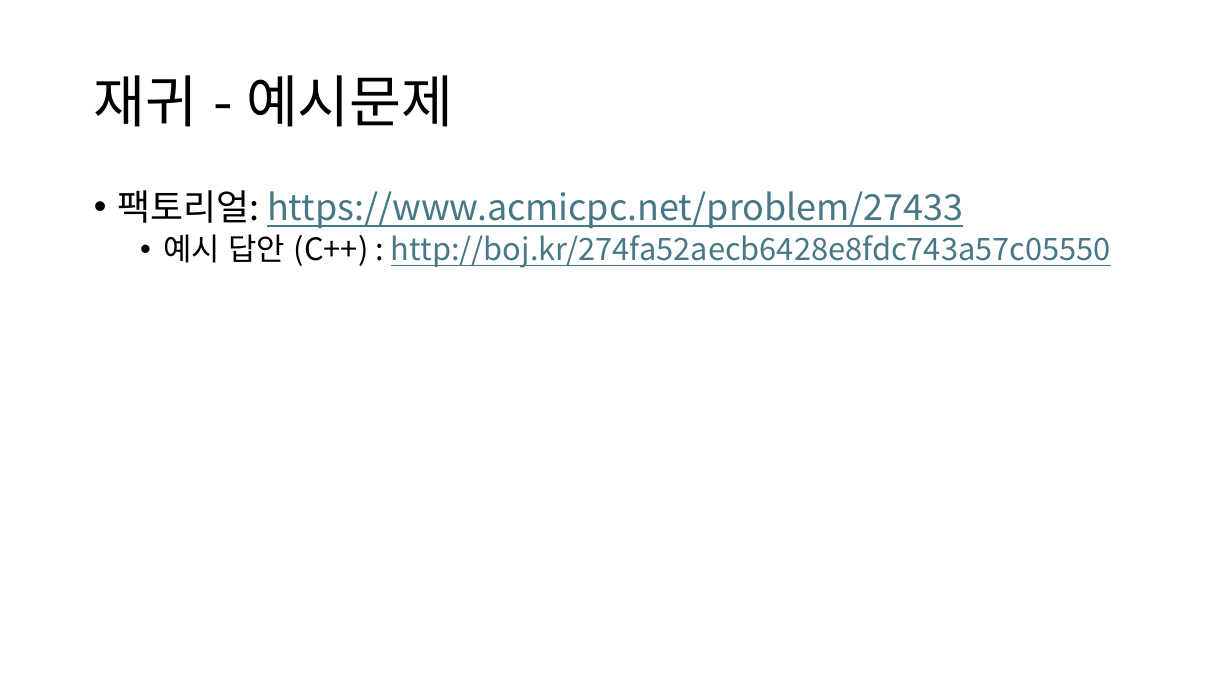
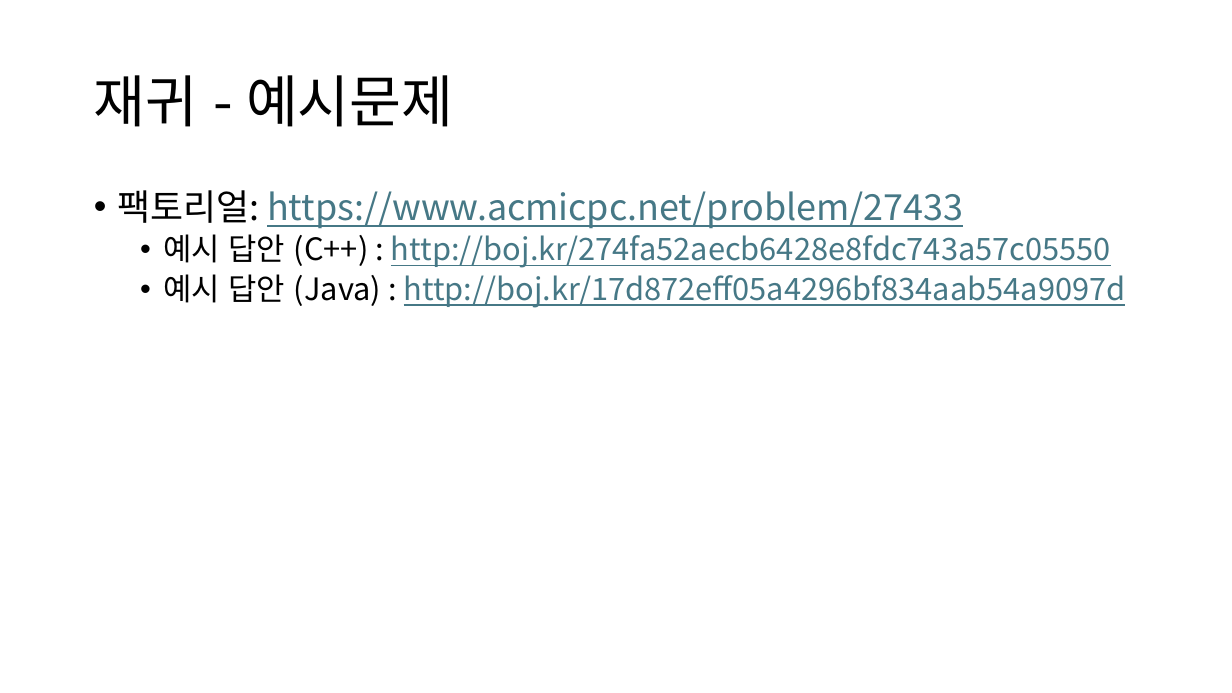
Before and after one commit to Cappucciyes/ICTS-Study-2025-02, a slide deck: slide 8 of 자구&알고 스터디 2주차.pptx (slide 7 before the commit). Drawn at 1232x693 pixels with LibreOffice and Linux fonts; fonts in the diff are those of the drawing. Boxes give left, top, right and bottom in pixels: in the first picture for what was removed or moved away, otherwise in the second. Text is boxed around its words. In the diff, an @@ line names an element or a change of style, - is before the commit and + after.

```diff
--- a/자구&알고 스터디 2주차.pptx
+++ b/자구&알고 스터디 2주차.pptx
@@ text at bbox=[163, 274, 1126, 308]: paragraph added @@
+  • 예시 답안 (Java) : http://boj.kr/17d872eff05a4296bf834aab54a9097d
```
Also in this commit, not shown: 4 other slides changed, 6 slides added, 1 slide removed, 4 other files.
